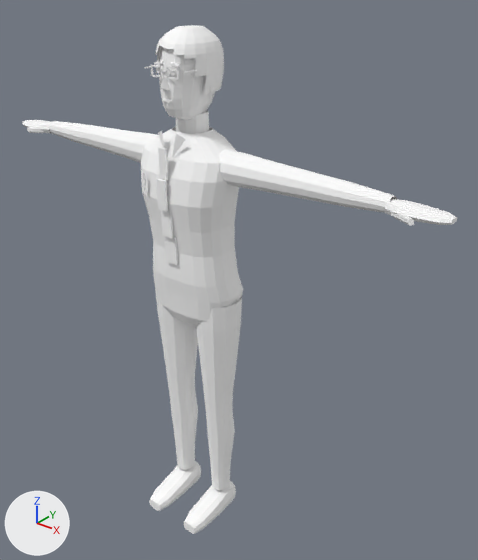
The glTF model public/models/bales.glb: old version first, new version second.
Both versions are drawn from a 50 mm camera at (1.417, -1.528, 1.987) aimed at (0.112, 0.103, 0.975). Lighting does not change. The marker at lower left points along +X, +Y and +Z. The older version comes first. Vertices at exactly the same position are counted once.

The first picture shows 'bales-body'.
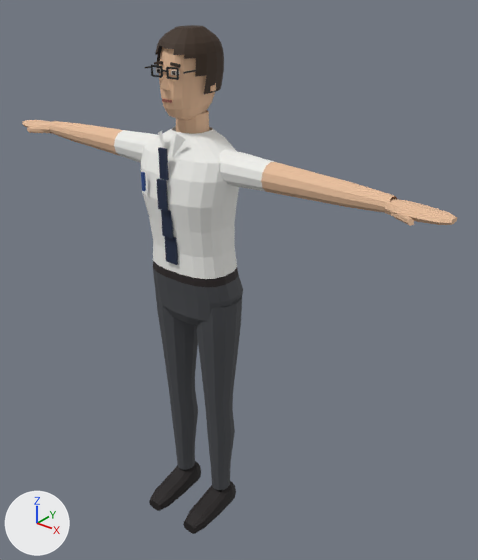
Diff of the bpy script that builds the scene:
```diff
--- a/public/models/bales.glb.py
+++ b/public/models/bales.glb.py
@@ me_bales_body @@
 me_bales_body.from_pydata(...)  # 1433 vertices, 2513 faces; spans x -0.87..0.87, y -0.18..0.12, z 0.0..1.81
 # used by ob_bales_body; location = (0.0, 0.0, 0.0)
+# me_bales_body part 1: 835 faces centred in x -0.87..0.87, y -0.11..0.1, z 1.37..1.8 are repainted in the vertex colours; the middle colour goes from white #ffffff to beige #e9bf9c
+# me_bales_body part 2: 498 faces centred in x -0.17..0.17, y -0.14..0.12, z 0.14..1.61 are repainted in the vertex colours; the middle colour goes from white #ffffff to dark grey #494b4f
+# me_bales_body part 3: 402 faces centred in x -0.27..0.27, y -0.13..0.1, z 1.08..1.7 are repainted in the vertex colours; the middle colour goes from white #ffffff to white #f2f2ee
+# me_bales_body part 4: 436 faces centred in x -0.16..0.16, y -0.18..0.1, z 0.0..1.71 are repainted in the vertex colours; the middle colour goes from white #ffffff to black #1c1c1c
+# me_bales_body part 5: 342 faces centred in x -0.09..0.09, y -0.1..0.12, z 1.63..1.81 are repainted in the vertex colours; the middle colour goes from white #ffffff to brown #3b2a1c
 me_bales_body.materials.append(mat_bales_mat)
```

Pixel boxes [x1, y1, x2, y2] of what changed, in the pictures (478 x 560 px):
part 1 of me_bales_body, recoloured: [22, 47, 457, 226] in both
part 2 of me_bales_body, recoloured (white to dark grey): [141, 99, 243, 490] in both
part 3 of me_bales_body, recoloured: [114, 68, 274, 279] in both
part 4 of me_bales_body, recoloured: [145, 65, 239, 534] in both
part 5 of me_bales_body, recoloured (white to brown): [154, 25, 224, 94] in both
